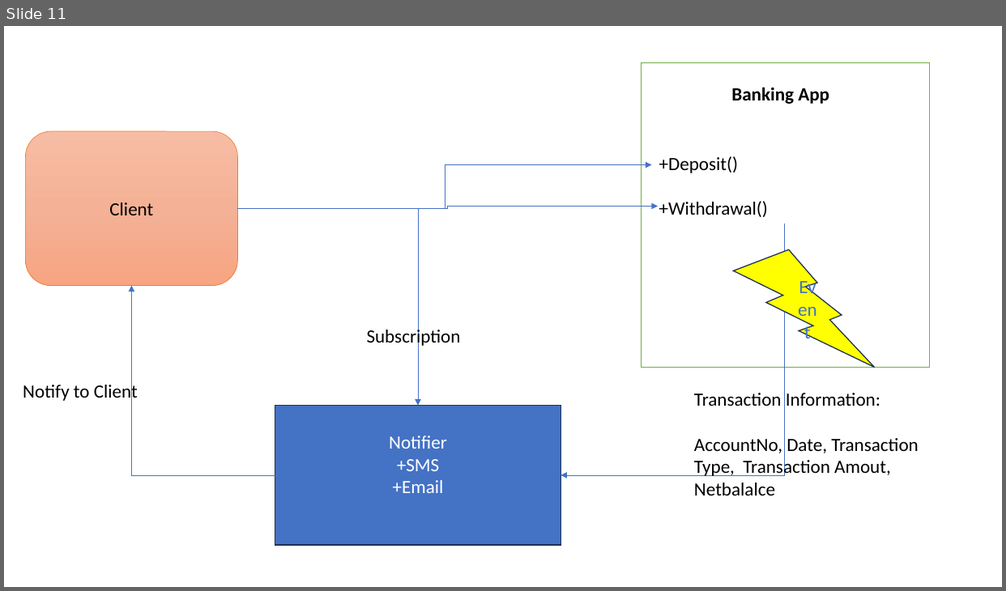
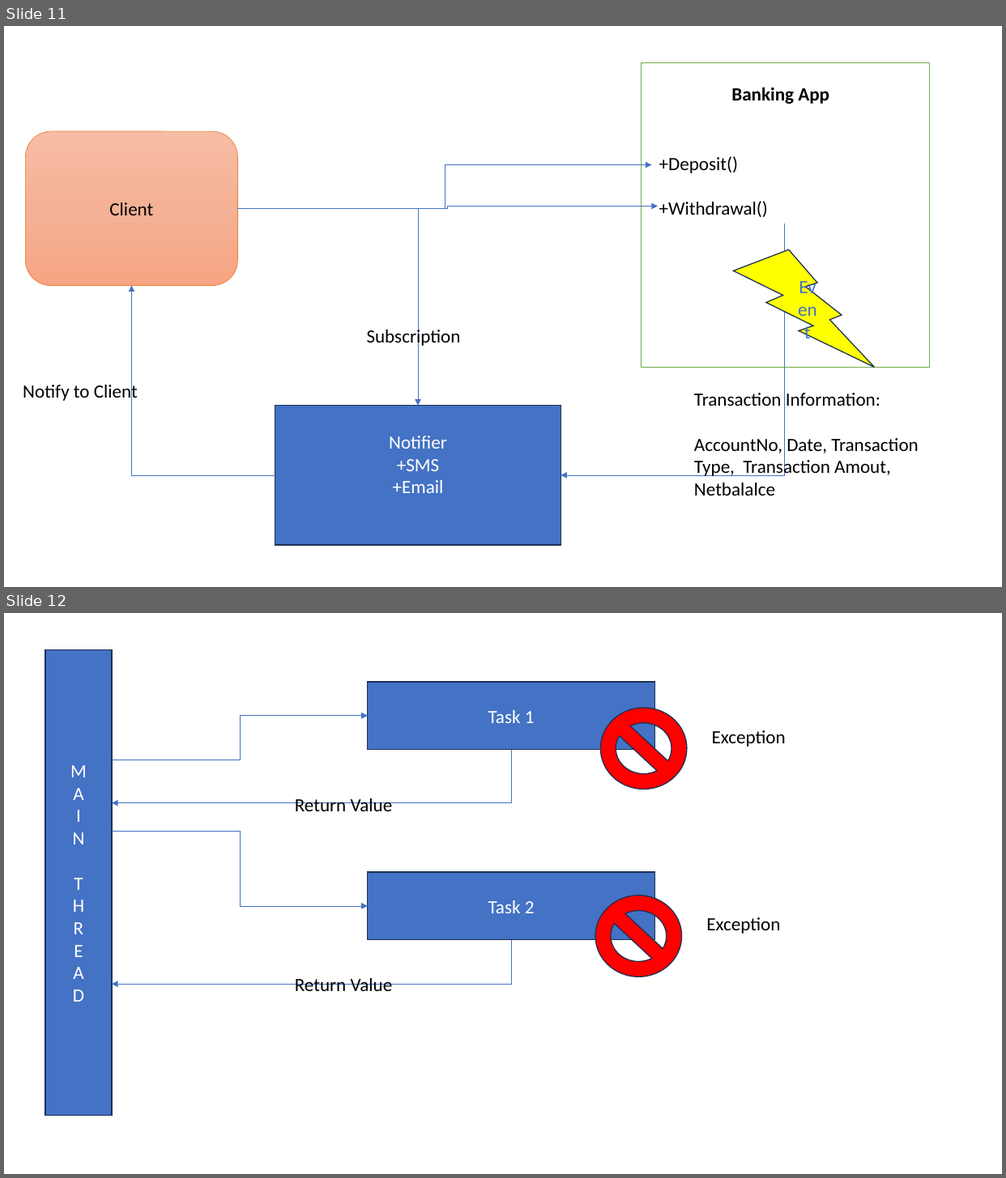
Before and after one commit to maheshsabnis/Capita_NETApps, a slide deck: TrgImages.pptx. Shown one above the other, each under a label of ours: slide 11 before the commit, slides 11 and 12 after it. The pictures are 1006x591 and 1006x1178 pixels, drawn with LibreOffice and Linux fonts; fonts in the diff are those of the drawing. Boxes give left, top, right and bottom in pixels: in the first picture for what was removed or moved away, otherwise in the second. Text is boxed around its words. In the diff, an @@ line names an element or a change of style, - is before the commit and + after.

```diff
--- a/TrgImages.pptx
+++ b/TrgImages.pptx
@@ slide 12 added at (x1=4, y1=613, x2=1002, y2=1174), background #FFFFFF @@
@@ rectangle added at (x1=45, y1=649, x2=112, y2=1115), fill #4472C4, outline #1E3256 1 pt, 18 pt, text #FFFFFF @@
+M
+A
+I
+N
+T
+H
+R
+E
+A
+D
@@ rectangle added at (x1=368, y1=682, x2=655, y2=750), fill #4472C4, outline #1E3256 1 pt, 18 pt, text #FFFFFF @@
+Task 1
@@ no-entry sign added at (x1=601, y1=708, x2=687, y2=790), fill #FF0000, outline #1E3256 1 pt @@
@@ elbow arrow added from (112, 760) to (368, 716), #4472C4 0.5 pt @@
@@ text added at (x1=712, y1=730, x2=786, y2=747), 18 pt, text #000000 @@
+Exception
@@ elbow arrow added from (512, 750) to (112, 803), #4472C4 0.5 pt @@
@@ text added at (x1=295, y1=798, x2=393, y2=811), 18 pt, text #000000 @@
+Return Value
@@ elbow arrow added from (112, 832) to (368, 906), #4472C4 0.5 pt @@
@@ rectangle added at (x1=368, y1=872, x2=655, y2=940), fill #4472C4, outline #1E3256 1 pt, 18 pt, text #FFFFFF @@
+Task 2
@@ no-entry sign added at (x1=595, y1=895, x2=681, y2=977), fill #FF0000, outline #1E3256 1 pt @@
@@ text added at (x1=706, y1=918, x2=780, y2=934), 18 pt, text #000000 @@
+Exception
@@ elbow arrow added from (512, 940) to (112, 984), #4472C4 0.5 pt @@
@@ text added at (x1=295, y1=978, x2=393, y2=991), 18 pt, text #000000 @@
+Return Value
```
Also in this commit, not shown: 18 other files.
